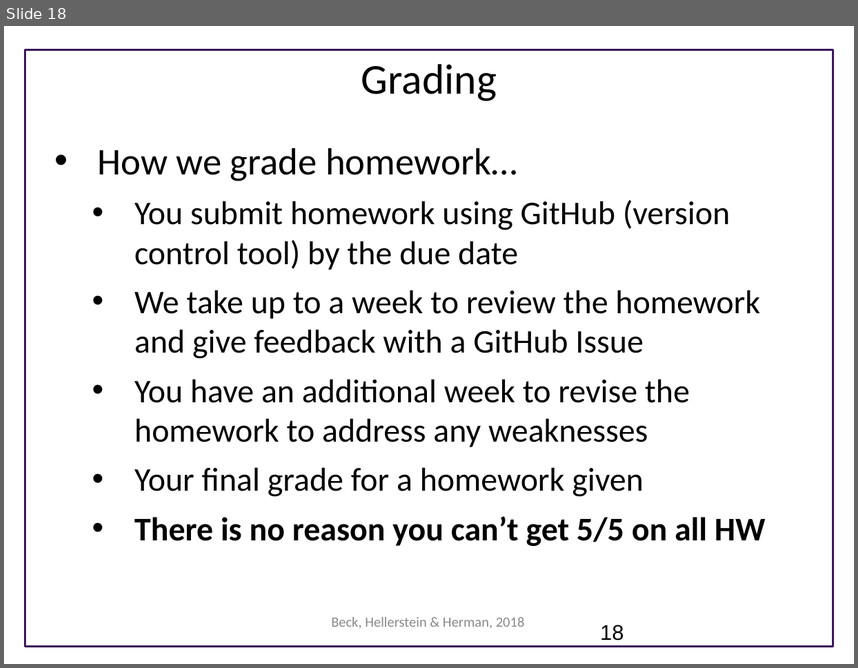
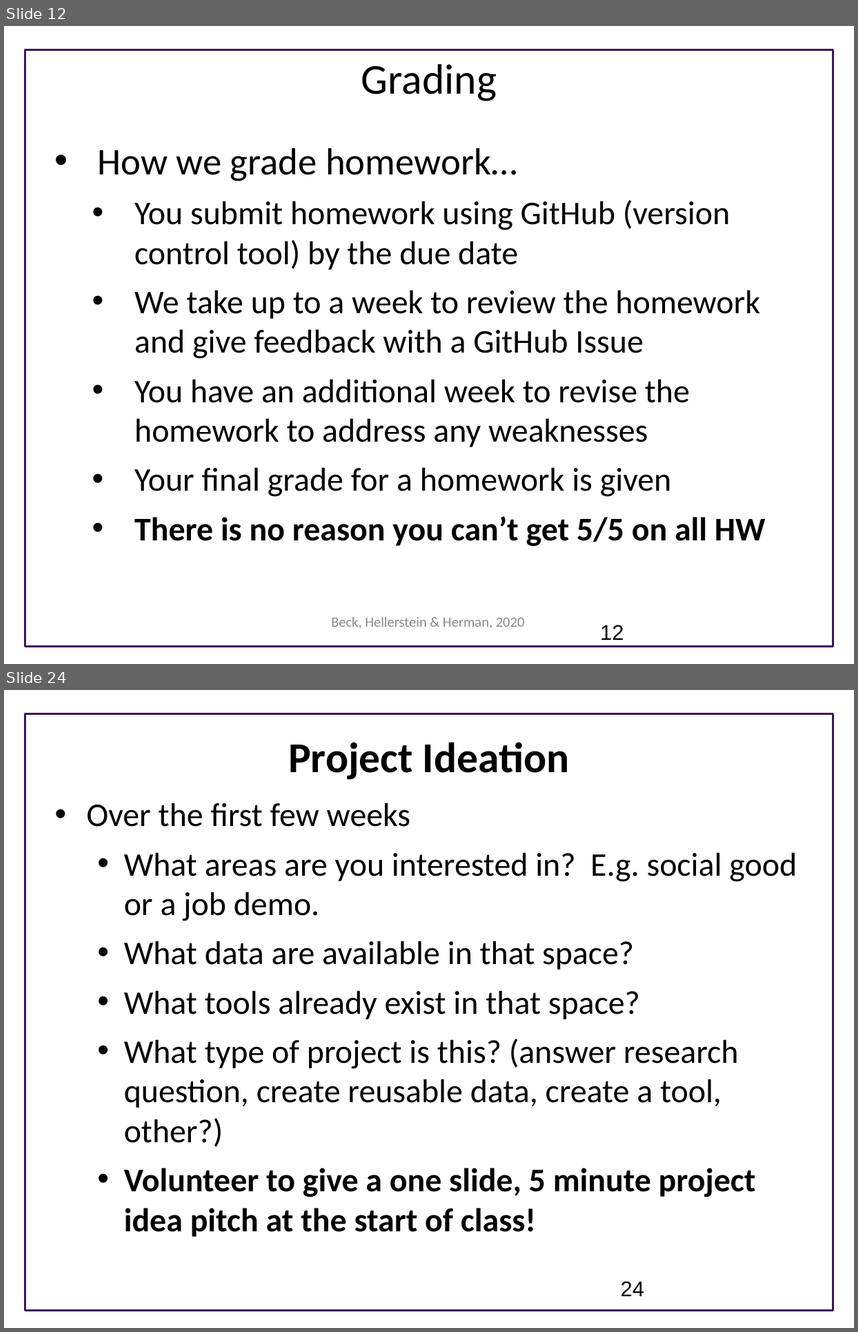
Before and after one commit to UWSEDS/LectureNotes, a slide deck: 01_CourseIntro_DataEssentials/Course Introduction.pptx. Shown one above the other, each under a label of ours: slide 18 before the commit, slides 12 and 24 after it; the slides between them are not shown. The pictures are 858x668 and 858x1332 pixels, drawn with LibreOffice and Linux fonts; fonts in the diff are those of the drawing; background and template pictures are left out. Boxes give left, top, right and bottom in pixels: in the first picture for what was removed or moved away, otherwise in the second. Text is boxed around its words. In the diff, an @@ line names an element or a change of style, - is before the commit and + after.

Commit message:
revised the intro for this year to match the plan and to focus more on projects

```diff
--- a/01_CourseIntro_DataEssentials/Course Introduction.pptx
+++ b/01_CourseIntro_DataEssentials/Course Introduction.pptx
@@ slide 24 added at [4,690,854,1328], background #FFFFFF; not listed: 1 template element that a slide beside it also shows @@
@@ text added at [288,742,569,780], 36 pt, text #000000, bold @@
+Project Ideation
@@ text added at [87,802,797,1236], 28 pt, text #000000 @@
+• Over the first few weeks
+  • What areas are you interested in? E.g. social good or a job demo.
+  • What data are available in that space?
+  • What tools already exist in that space?
+  • What type of project is this? (answer research question, create reusable data, create a tool, other?)
+  • Volunteer to give a one slide, 5 minute project idea pitch at the start of class!
@@ page number added at [621,1281,644,1296], 18 pt, text #000000 @@
+24
@@ what was slide 18 is now slide 12 @@
@@ slide 12 changed as well @@
@@ text at [134,467,672,497]: text changed @@
-  • Your final grade for a homework given
+  • Your final grade for a homework is given
@@ text at [331,617,525,628]: text changed @@
-Beck, Hellerstein & Herman, 2018
+Beck, Hellerstein & Herman, 2020
@@ page number at [600,624,624,639]: text changed @@
-18
+12
```
Also in this commit, not shown: 12 other slides changed, 11 other slides added, 6 slides removed.
